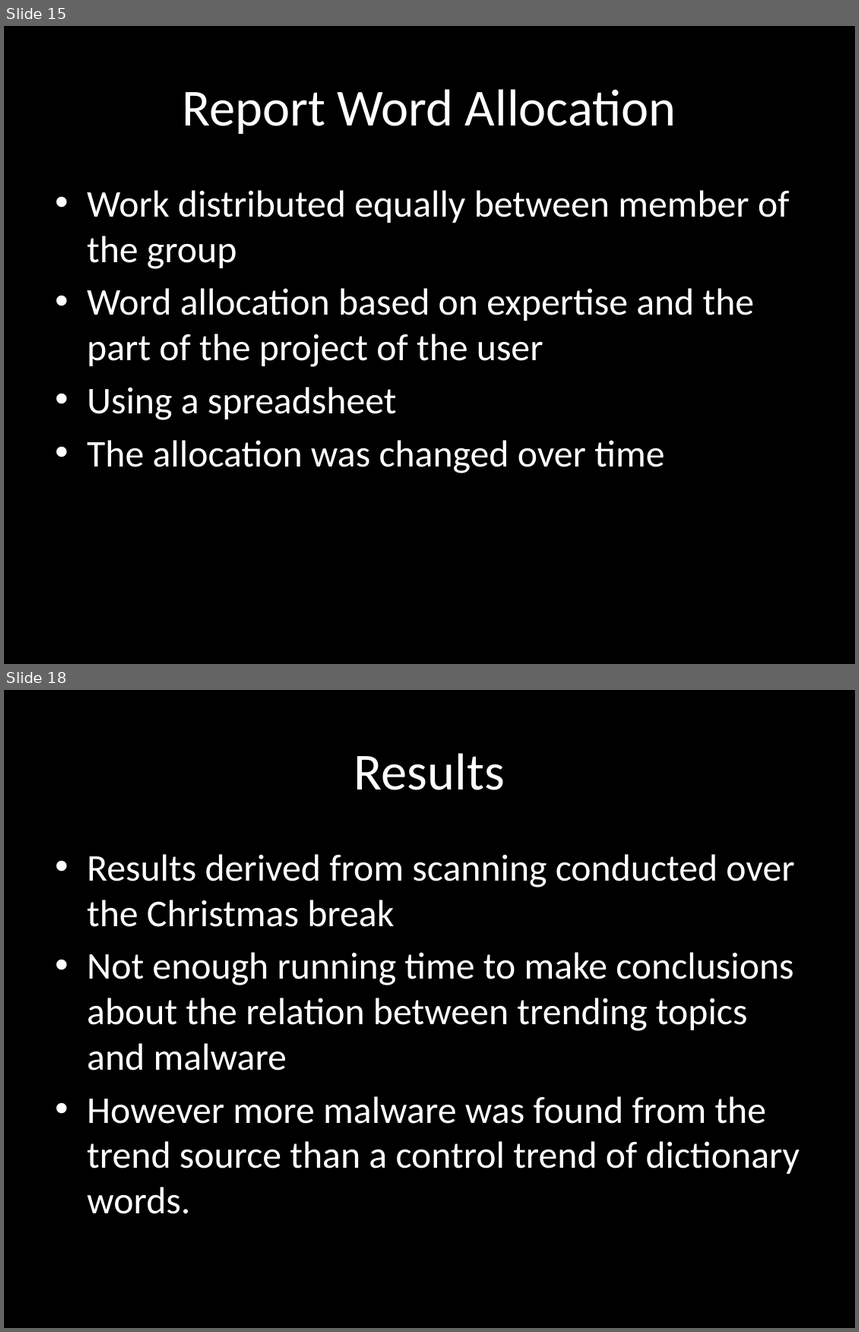
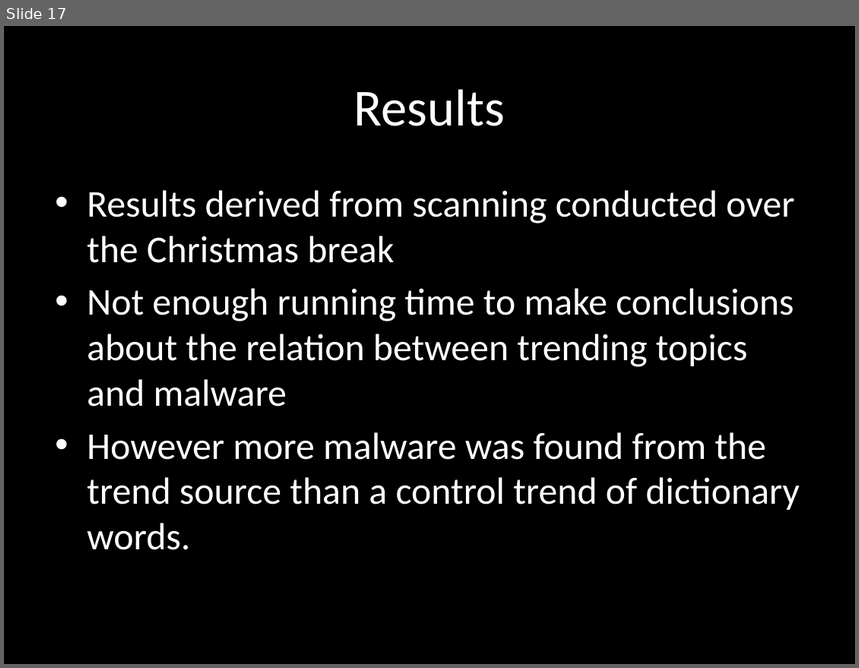
Before and after one commit to chrissorchard/malucrawl, a slide deck: doc/pres3/wk12-progress.pptx. Shown one above the other, each under a label of ours: slides 15 and 18 before the commit, slide 17 after it; the slides between them are not shown. The pictures are 859x1332 and 859x668 pixels, drawn with LibreOffice and Linux fonts; fonts in the diff are those of the drawing; background and template pictures are left out. Boxes give left, top, right and bottom in pixels: in the first picture for what was removed or moved away, otherwise in the second. Text is boxed around its words. In the diff, an @@ line names an element or a change of style, - is before the commit and + after.

Commit message:
Re-structured final report

```diff
--- a/doc/pres3/wk12-progress.pptx
+++ b/doc/pres3/wk12-progress.pptx
@@ slide 15 removed at [4,26,855,664], background picture (left out) @@
@@ title removed at [182,89,677,134] @@
-Report Word Allocation
@@ text removed at [87,190,789,474] @@
-• Work distributed equally between member of the group
-• Word allocation based on expertise and the part of the project of the user
-• Using a spreadsheet
-• The allocation was changed over time
@@ what was slide 18 is now slide 17 @@
```
Also in this commit, not shown: 6 slides changed, 6 slides added, 3 other slides removed.
